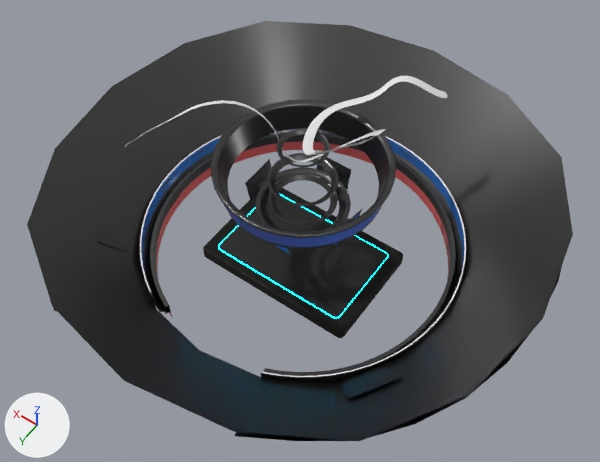
What one commit did to the Blender file Assets/Resources/BlenderFiles/Character.blend.
Camera for both pictures: a 50 mm camera at (-51.7, 73.2, 121.6) aimed at (-0.2, 1.2, 8.4). The axes (+X, +Y, +Z) are drawn at lower left. The lights are the same throughout. The first picture is the older version.
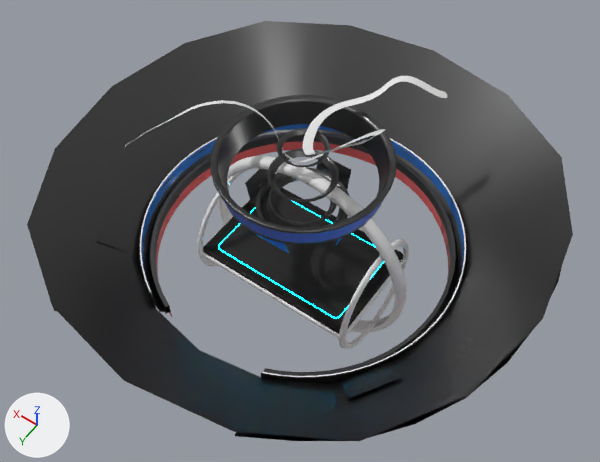
Where the newer file only moved an object's origin or applied its transform, the numbers keep the older frame.

What changed in the scene script:
```text
Change me_circle:
    used by ob_circle; location = (0.0, 0.0, 10.7)
    remove me_circle.from_pydata(...)  # 320 vertices, 320 faces; spans x -14.7..14.6, y -14.7..14.6, z 8.9..13.7
    add me_circle.from_pydata(...)  # 320 vertices, 320 faces; spans x -14.7..14.6, y -14.7..14.6, z 20.7..25.5
    me_circle part 1: the whole mesh is moved by (0.0, 0.0, 11.7)
Change me_circle_004:
    used by ob_circle_004; location = (0.0, 0.0, 15.5)
    remove me_circle_004.from_pydata(...)  # 384 vertices, 384 faces; spans x -5.76..5.76, y -5.76..5.76, z 4.42..5.18
    add me_circle_004.from_pydata(...)  # 384 vertices, 384 faces; spans x -5.76..5.76, y -5.76..5.76, z 20.97..21.72
    me_circle_004 part 2: the whole mesh is moved by (0.0, 0.0, 16.55)
Add me_circle_008:
    me_circle_008.from_pydata(...)  # 217 vertices, 201 faces; spans x -11.3..10.2, y -10.9..0.0, z -15.9..0.0
    me_circle_008.polygons.foreach_set('use_smooth', [True] * 201)
Add me_circle_007:
    me_circle_007.from_pydata(...)  # 128 vertices, 128 faces; spans x -20.7..20.4, y -2.6..-0.1, z -20.1..21.1
    me_circle_007.polygons.foreach_set('use_smooth', [True] * 128)
Change ob_circle:
    ob_circle.location: (0.0, 0.0, 10.7) -> (0.0, 0.0, 0.0)
Change ob_circle_004:
    ob_circle_004.location: (0.0, 0.0, 15.5) -> (0.0, 0.0, 0.0)
Add ob_circle_008:
    ob_circle_008 = bpy.data.objects.new('Circle.008', me_circle_008)
    ob_circle_008.location = (0.0, 0.0, 0.0)
    ob_circle_008.rotation_euler = (0.0, 1.571, 0.0)  # degrees (0, 90, 0)
    _m = ob_circle_008.modifiers.new('Mirror', 'MIRROR')
    _m.use_axis = (False, True, True)
    _m.use_clip = True
    _m.merge_threshold = 0.01
Add ob_circle_007:
    ob_circle_007 = bpy.data.objects.new('Circle.007', me_circle_007)
    ob_circle_007.location = (0.0, 0.0, 0.0)
    _m = ob_circle_007.modifiers.new('Subdivision', 'SUBSURF')
```

Changed parts and their boxes (x1, y1, x2, y2) in the pictures (600 x 462 px):
'Circle', moved: before (211, 99, 396, 249); after (210, 95, 397, 245)
'Circle.007', added: after (218, 156, 406, 332)
'Circle.008', added: after (198, 169, 409, 349)
'Circle.004', moved: before (267, 153, 339, 207); after (267, 149, 339, 202)
